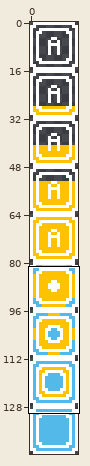
Two versions of one pixel-art file, res/graphics/notes/hold_note.ase. The picture above shows the old version from afar; the outline marks the close-up.
Close-up. As it was:
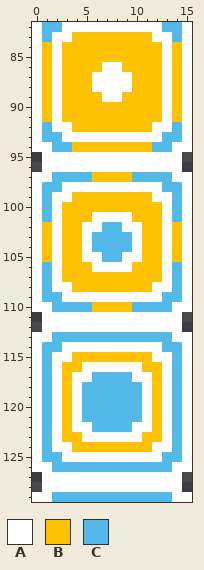
16x144 pixels, 1 frame. Shown: x 0..15, y 82..129.
Palette (. is transparent): A #ffffff  B #ffc200  C #52b9e9
Pixels before, first column x 0:
 82 ACCAAAAAAAAAACCA
 83 ACAABBBBBBBBAACA
 84 ABABBBBBBBBBBABA
 85 ABABBBBBBBBBBABA
 86 ABABBBBAABBBBABA
 87 ABABBBAAAABBBABA
 88 ABABBBAAAABBBABA
 89 ABABBBBAABBBBABA
 90 ABABBBBBBBBBBABA
 91 ABABBBBBBBBBBABA
 92 ACAABBBBBBBBAACA
 93 ACCAAAAAAAAAACCA
 94 AACCBBBBBBBBCCAA
 95 .AAAAAAAAAAAAAA.
 96 .AAAAAAAAAAAAAA.
 97 AACCCCBBBBCCCCAA
 98 ACCAAAAAAAAAACCA
 99 ACAABBBBBBBBAACA
100 ACABBBBBBBBBBACA
101 ACABBBAAAABBBACA
102 ABABBAACCAABBABA
103 ABABBACCCCABBABA
104 ABABBACCCCABBABA
105 ABABBAACCAABBABA
106 ACABBBAAAABBBACA
107 ACABBBBBBBBBBACA
108 ACAABBBBBBBBAACA
109 ACCAAAAAAAAAACCA
110 AACCCCBBBBCCCCAA
111 .AAAAAAAAAAAAAA.
112 .AAAAAAAAAAAAAA.
113 AACCCCCCCCCCCCAA
114 ACCAAAAAAAAAACCA
115 ACAABBBBBBBBAACA
116 ACABBAAAAAABBACA
117 ACABAACCCCAABACA
118 ACABACCCCCCABACA
119 ACABACCCCCCABACA
120 ACABACCCCCCABACA
121 ACABACCCCCCABACA
122 ACABAACCCCAABACA
123 ACABBAAAAAABBACA
124 ACAABBBBBBBBAACA
125 ACCAAAAAAAAAACCA
126 AACCCCCCCCCCCCAA
127 .AAAAAAAAAAAAAA.
128 .AAAAAAAAAAAAAA.
129 AACCCCCCCCCCCCAA
Now the later version:
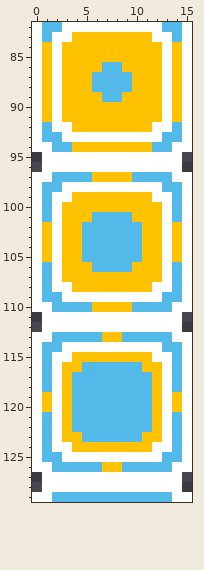
Edits made:
The edit turns colour C into colour B in row 113 at x 7 to 8; in rows 119 to 120 at x 1 and 14; in row 126 at x 7 to 8.
The edit turns colour A into colour C in row 86 at x 7 to 8; in rows 87 to 88 at x 6 to 9; in row 89 at x 7 to 8; in row 101 at x 6 to 9; in row 102 at x 5 to 6 and 9 to 10; in rows 103 to 104 at x 5 and 10.
The edit turns colour A into colour C in row 105 at x 5 to 6 and 9 to 10; in row 106 at x 6 to 9; in row 116 at x 5 to 10; in row 117 at x 4 to 5 and 10 to 11; in rows 118 to 121 at x 4 and 11; in row 122 at x 4 to 5 and 10 to 11.
The edit turns colour A into colour C in row 123 at x 5 to 10.
